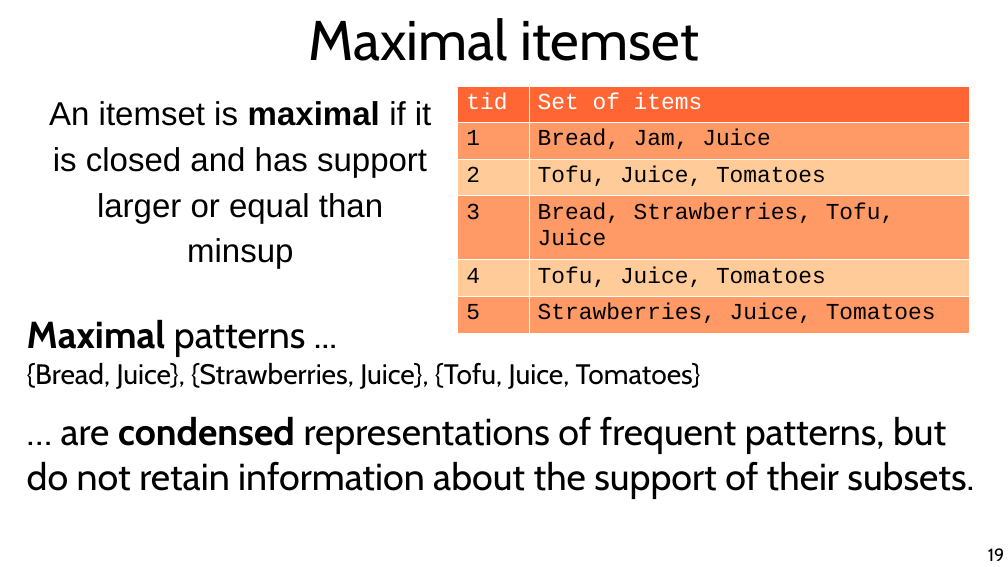
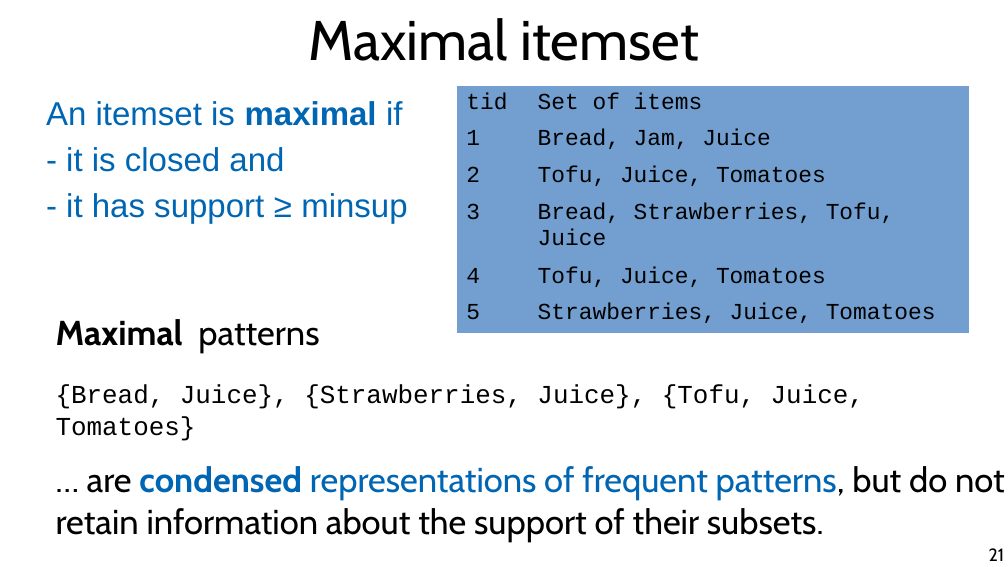
Before and after one commit to marco-calautti/data-mining-course, a slide deck: slide 21 of theory/tt05_itemsets.odp (slide 19 before the commit). Drawn at 1008x567 pixels with LibreOffice and Linux fonts; fonts in the diff are those of the drawing. Boxes give left, top, right and bottom in pixels: in the first picture for what was removed or moved away, otherwise in the second. Text is boxed around its words. In the diff, an @@ line names an element or a change of style, - is before the commit and + after.

Commit message:
Done with itemsets

```diff
--- a/theory/tt05_itemsets.odp
+++ b/theory/tt05_itemsets.odp
@@ table at (x1=457, y1=86, x2=969, y2=327) @@
@@ fill #FF6633 to #729FCF in row 1 @@
@@ fill #FF9966 to #729FCF in 6 cells @@
@@ fill #FFCC99 to #729FCF in 4 cells @@
@@ text colour #FFFFFF to #000000 in "tid", "Set of items" @@
@@ borders changed @@
@@ text at (x1=46, y1=101, x2=407, y2=223): text changed; text colour #000000 to #0066B3 @@
-An itemset is maximal if it is closed and has support larger or equal than minsup
+An itemset is maximal if
+- it is closed and
+- it has support ≥ minsup
@@ text at (x1=56, y1=319, x2=864, y2=441): text changed; size 22.2 to 20.4 pt; font Cabin to Courier New @@
-Maximal patterns ...
-{Bread, Juice}, {Strawberries, Juice}, {Tofu, Juice, Tomatoes}
+Maximal patterns
+{Bread, Juice}, {Strawberries, Juice}, {Tofu, Juice, Tomatoes}
@@ text "Maximal patterns" moved from (x1=27, y1=319, x2=974, y2=499) to (x1=56, y1=319, x2=1005, y2=542) @@
@@ text at (x1=56, y1=466, x2=1005, y2=542): size 29.6 to 27.2 pt in "… are condensed representations of frequent patterns, ..."; text colour #000000 to #0066B3 in "condensed representations of frequent patterns," @@
@@ page number at (x1=989, y1=548, x2=1005, y2=561): text changed @@
-19
+21
```
Also in this commit, not shown: 20 other slides changed, 3 slides added.
